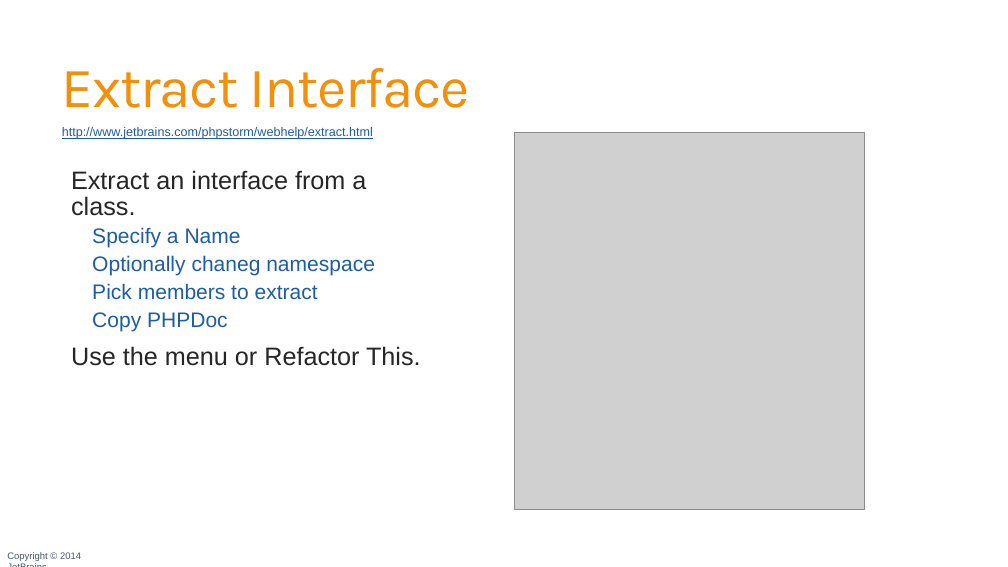
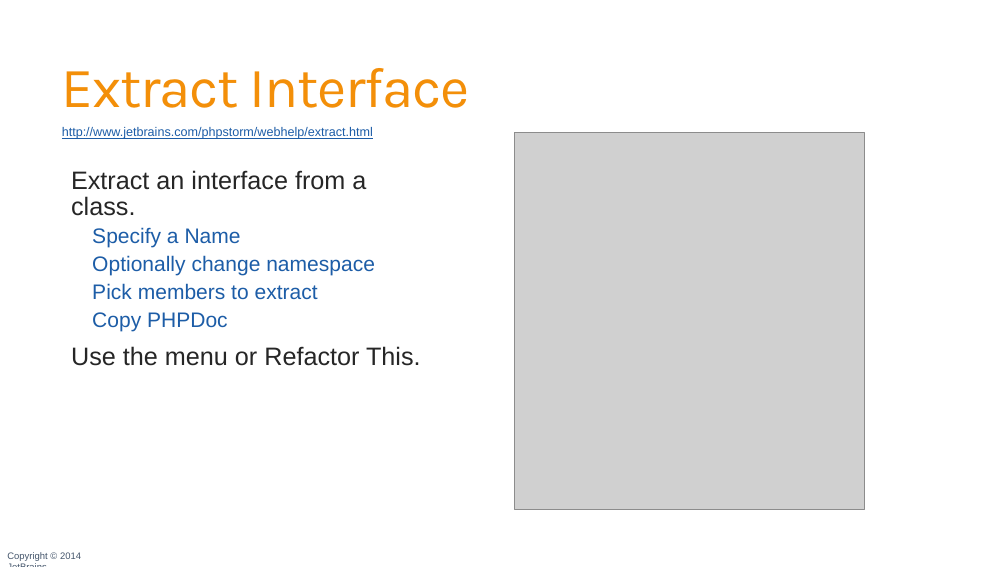
Before and after one commit to JetBrains/phpstorm-workshop, a slide deck: slide 64 of PhpStorm Workshop.pptx. Drawn at 1008x567 pixels with LibreOffice and Linux fonts; fonts in the diff are those of the drawing; grey boxes stand for pictures; background and template pictures are left out. Boxes give left, top, right and bottom in pixels: in the first picture for what was removed or moved away, otherwise in the second. Text is boxed around its words. In the diff, an @@ line names an element or a change of style, - is before the commit and + after.

Commit message:
Updated some typos in the slide deck

```diff
--- a/PhpStorm Workshop.pptx
+++ b/PhpStorm Workshop.pptx
@@ text at bbox=[92, 255, 375, 276]: text changed @@
-    Optionally chaneg namespace
+    Optionally change namespace
```
Also in this commit, not shown: 3 other slides changed, 1 other file.
